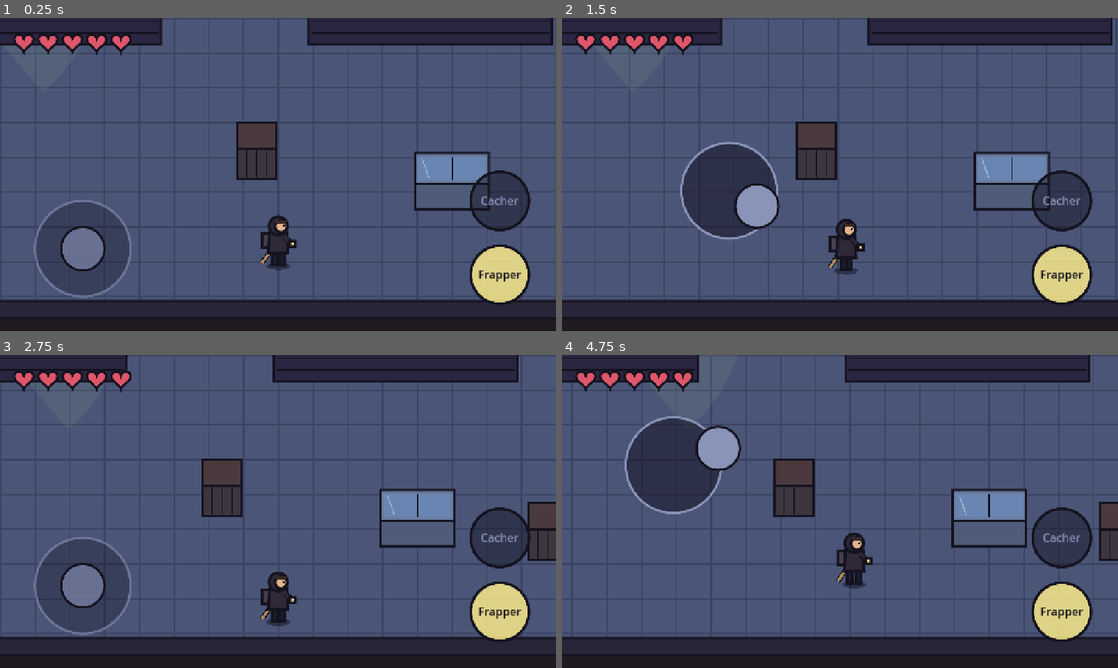
Above: before the commit, frames 1-4 (two rows, left to right).
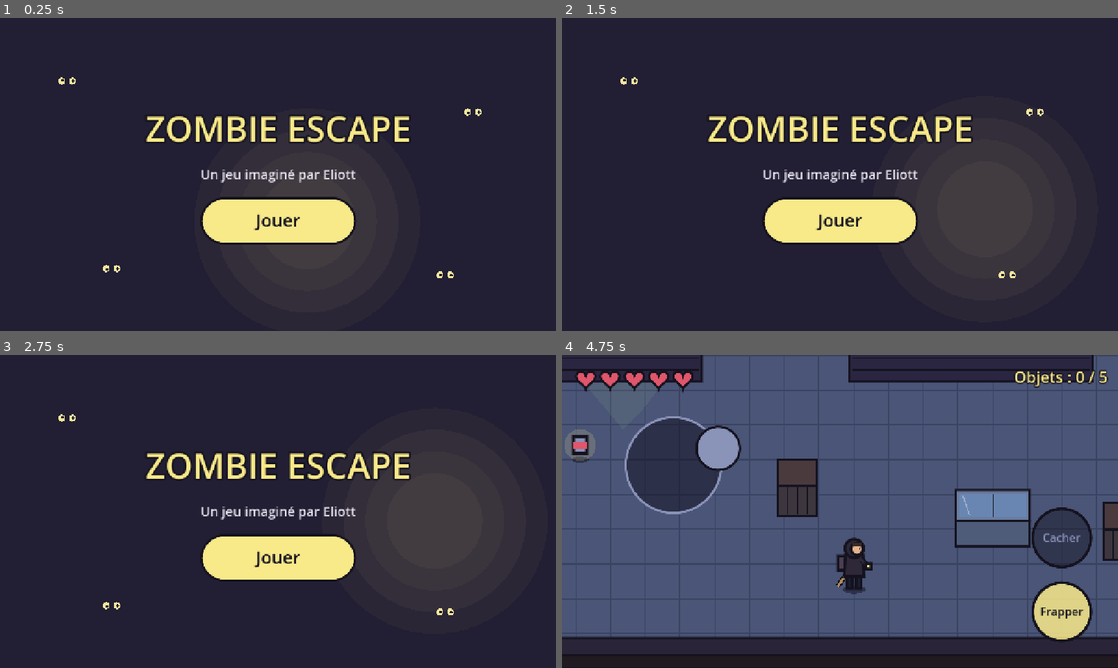
Above: after the commit, the same moments.

Repository: Krocky/zombie-escape
Game: Godot game, scene res://scenes/titre.tscn
Same seed, same stepped clock (60 frames per second), same inputs: the game is played once before the commit and once after it. Before the commit the project starts from res://scenes/niveau.tscn.
Inputs (mouse positions are in pixels of both pictures, inside the frame that each line leads up to):
- Up to frame 1 (0.25 s): no input
- Up to frame 2 (1.5 s): move the mouse to (962, 158) at 0.52 s; click (962, 158) at 0.67 s; tap Enter at 1.25 s; drag from (728, 190) to (812, 237) at 1.27 s
- Up to frame 3 (2.75 s): move the mouse to (333, 442) at 2.02 s; click (333, 442) at 2.17 s
- Up to frame 4 (4.75 s): drag from (812, 574) to (673, 464) at 2.77 s; move the mouse to (1006, 558) at 3.52 s; click (1006, 558) at 3.67 s; drag from (673, 464) to (756, 433) at 4.27 s

The runs differ from the first frame. In frame 1, 82% of the frame differs, in the area x 0-100%, y 0-91%; in frame 2, 79%; in frame 3, 81%; in frame 4, 2.8%.

Commit message:
Lot 1 étape (e) : objets, sortie, écrans titre et fin, sauvegarde de l'inventaire
Co-Authored-By: Claude Opus 5.5 <noreply@anthropic.com>
Claude-Session: https://claude.ai/code/session_01HtEy4yENqrimfXArnMF98u

Diff:
--- a/data/palette.gd
+++ b/data/palette.gd
@@ -47,3 +47,4 @@
 const UI_BORD := Color("8a93b8")
 const UI_TEXTE := Color("e8e4f0")
 const COEUR := Color("e0566b")
+const SORTIE := Color("7ed38f")            # panneau et lumière de la sortie
--- a/data/reglages.gd
+++ b/data/reglages.gd
@@ -15,6 +15,10 @@
 
 # --- Cachettes ---
 const CACHETTE_PORTEE := 70.0         # distance pour pouvoir se cacher
+
+# --- Objets et sortie ---
+const OBJET_PORTEE := 45.0            # distance pour ramasser un objet en marchant dessus
+const SORTIE_PORTEE := 70.0           # distance de la porte pour sortir (victoire)
 
 # --- Attaque du héros (batte) ---
 const ATTAQUE_DEGATS := 1             # cœurs enlevés au zombie à chaque coup
--- a/project.godot
+++ b/project.godot
@@ -4,7 +4,7 @@
 [application]
 
 config/name="Zombie Escape"
-run/main_scene="res://scenes/niveau.tscn"
+run/main_scene="res://scenes/titre.tscn"
 config/features=PackedStringArray("4.4", "GL Compatibility")
 config/icon="res://icon.svg"
 
@@ -13,6 +13,7 @@
 Palette="*res://data/palette.gd"
 Reglages="*res://data/reglages.gd"
 Ecran="*res://scripts/ecran.gd"
+Partie="*res://scripts/partie.gd"
 
 [display]
 
--- /dev/null
+++ b/scenes/fin.tscn
@@ -0,0 +1,52 @@
+[gd_scene load_steps=3 format=3]
+
+[ext_resource type="Script" path="res://scripts/fin.gd" id="1_fin"]
+[ext_resource type="PackedScene" path="res://scenes/bouton_tactile.tscn" id="2_bouton"]
+
+[node name="Fin" type="Control"]
+layout_mode = 3
+anchors_preset = 15
+anchor_right = 1.0
+anchor_bottom = 1.0
+grow_horizontal = 2
+grow_vertical = 2
+script = ExtResource("1_fin")
+
+[node name="Centre" type="CenterContainer" parent="."]
+layout_mode = 1
+anchors_preset = 15
+anchor_right = 1.0
+anchor_bottom = 1.0
+grow_horizontal = 2
+grow_vertical = 2
+mouse_filter = 2
+
+[node name="Colonne" type="VBoxContainer" parent="Centre"]
+custom_minimum_size = Vector2(640, 0)
+layout_mode = 2
+theme_override_constants/separation = 28
+
+[node name="Titre" type="Label" parent="Centre/Colonne"]
+layout_mode = 2
+theme_override_constants/outline_size = 14
+theme_override_font_sizes/font_size = 72
+text = "Victoire !"
+horizontal_alignment = 1
+
+[node name="Resume" type="Label" parent="Centre/Colonne"]
+layout_mode = 2
+theme_override_font_sizes/font_size = 28
+horizontal_alignment = 1
+autowrap_mode = 3
+
+[node name="Inventaire" type="Label" parent="Centre/Colonne"]
+layout_mode = 2
+theme_override_font_sizes/font_size = 26
+horizontal_alignment = 1
+autowrap_mode = 3
+
+[node name="Rejouer" parent="Centre/Colonne" instance=ExtResource("2_bouton")]
+custom_minimum_size = Vector2(360, 110)
+layout_mode = 2
+size_flags_horizontal = 4
+texte = "Rejouer"
--- a/scenes/hud.tscn
+++ b/scenes/hud.tscn
@@ -41,3 +41,17 @@
 actif = false
 
 [node name="JaugePV" parent="." instance=ExtResource("4_jauge")]
+
+[node name="CompteurObjets" type="Label" parent="."]
+anchors_preset = 1
+anchor_left = 1.0
+anchor_right = 1.0
+offset_left = -324.0
+offset_top = 24.0
+offset_right = -24.0
+offset_bottom = 84.0
+grow_horizontal = 0
+theme_override_constants/outline_size = 10
+theme_override_font_sizes/font_size = 36
+text = "Objets : 0 / 0"
+horizontal_alignment = 2
--- a/scenes/niveau.tscn
+++ b/scenes/niveau.tscn
@@ -6,6 +6,8 @@
 [ext_resource type="PackedScene" path="res://scenes/hud.tscn" id="4_hud"]
 [ext_resource type="PackedScene" path="res://scenes/zombie.tscn" id="5_zombie"]
 [ext_resource type="PackedScene" path="res://scenes/cachette.tscn" id="6_cachette"]
+[ext_resource type="PackedScene" path="res://scenes/objet.tscn" id="7_objet"]
+[ext_resource type="PackedScene" path="res://scenes/sortie.tscn" id="8_sortie"]
 
 [node name="Niveau" type="Node2D"]
 script = ExtResource("1_niveau")
@@ -110,6 +112,29 @@
 taille = Vector2(170, 70)
 hauteur = 60.0
 
+[node name="Sortie" parent="Monde" instance=ExtResource("8_sortie")]
+position = Vector2(300, 165)
+
+[node name="ObjetFiole" parent="Monde" instance=ExtResource("7_objet")]
+position = Vector2(1700, 760)
+type = "fiole"
+
+[node name="ObjetConserve" parent="Monde" instance=ExtResource("7_objet")]
+position = Vector2(650, 1120)
+type = "conserve"
+
+[node name="ObjetEau" parent="Monde" instance=ExtResource("7_objet")]
+position = Vector2(1850, 280)
+type = "eau"
+
+[node name="ObjetBandage" parent="Monde" instance=ExtResource("7_objet")]
+position = Vector2(150, 450)
+type = "bandage"
+
+[node name="ObjetPiles" parent="Monde" instance=ExtResource("7_objet")]
+position = Vector2(2250, 1250)
+type = "piles"
+
 [node name="Heros" parent="Monde" instance=ExtResource("3_heros")]
 position = Vector2(1200, 1450)
 
--- /dev/null
+++ b/scenes/objet.tscn
@@ -0,0 +1,6 @@
+[gd_scene load_steps=2 format=3]
+
+[ext_resource type="Script" path="res://scripts/objet.gd" id="1_objet"]
+
+[node name="Objet" type="Node2D" groups=["objets"]]
+script = ExtResource("1_objet")
--- /dev/null
+++ b/scenes/sortie.tscn
@@ -0,0 +1,6 @@
+[gd_scene load_steps=2 format=3]
+
+[ext_resource type="Script" path="res://scripts/sortie.gd" id="1_sortie"]
+
+[node name="Sortie" type="Node2D"]
+script = ExtResource("1_sortie")
--- /dev/null
+++ b/scenes/titre.tscn
@@ -0,0 +1,45 @@
+[gd_scene load_steps=3 format=3]
+
+[ext_resource type="Script" path="res://scripts/titre.gd" id="1_titre"]
+[ext_resource type="PackedScene" path="res://scenes/bouton_tactile.tscn" id="2_bouton"]
+
+[node name="Titre" type="Control"]
+layout_mode = 3
+anchors_preset = 15
+anchor_right = 1.0
+anchor_bottom = 1.0
+grow_horizontal = 2
+grow_vertical = 2
+script = ExtResource("1_titre")
+
+[node name="Centre" type="CenterContainer" parent="."]
+layout_mode = 1
+anchors_preset = 15
+anchor_right = 1.0
+anchor_bottom = 1.0
+grow_horizontal = 2
+grow_vertical = 2
+mouse_filter = 2
+
+[node name="Colonne" type="VBoxContainer" parent="Centre"]
+layout_mode = 2
+theme_override_constants/separation = 30
+
+[node name="Titre" type="Label" parent="Centre/Colonne"]
+layout_mode = 2
+theme_override_constants/outline_size = 16
+theme_override_font_sizes/font_size = 80
+text = "ZOMBIE ESCAPE"
+horizontal_alignment = 1
+
+[node name="SousTitre" type="Label" parent="Centre/Colonne"]
+layout_mode = 2
+theme_override_font_sizes/font_size = 30
+text = "Un jeu imaginé par Eliott"
+horizontal_alignment = 1
+
+[node name="Jouer" parent="Centre/Colonne" instance=ExtResource("2_bouton")]
+custom_minimum_size = Vector2(360, 110)
+layout_mode = 2
+size_flags_horizontal = 4
+texte = "Jouer"
--- a/scripts/bouton_tactile.gd
+++ b/scripts/bouton_tactile.gd
@@ -1,5 +1,6 @@
 extends Control
-## Bouton rond tactile qui marche avec plusieurs doigts (le joystick peut rester appuyé).
+## Bouton tactile qui marche avec plusieurs doigts (le joystick peut rester appuyé).
+## Rond si la taille est carrée, sinon rectangle arrondi (Jouer, Rejouer).
 
 signal appuye
 
@@ -31,21 +32,38 @@
 		queue_redraw()
 
 
+func _rond() -> bool:
+	return absf(size.x - size.y) < 1.0
+
+
 func _touche(position_ecran: Vector2) -> bool:
 	var rect := get_global_rect()
-	return rect.get_center().distance_to(position_ecran) <= rect.size.x / 2.0
+	if not is_visible_in_tree():
+		return false
+	if _rond():
+		return rect.get_center().distance_to(position_ecran) <= rect.size.x / 2.0
+	return rect.has_point(position_ecran)
 
 
 func _draw() -> void:
 	var centre := size / 2.0
-	var rayon := size.x / 2.0 - 3.0
 	var fond := couleur if actif else Palette.UI_FOND
 	if _doigt != -1 and actif:
 		fond = fond.lightened(0.3)
-	draw_circle(centre, rayon, fond * Color(1, 1, 1, 0.85))
-	draw_arc(centre, rayon, 0, TAU, 48, Palette.CONTOUR, 5.0, true)
+	var taille_police := 26
+	if _rond():
+		var rayon := size.x / 2.0 - 3.0
+		draw_circle(centre, rayon, fond * Color(1, 1, 1, 0.85))
+		draw_arc(centre, rayon, 0, TAU, 48, Palette.CONTOUR, 5.0, true)
+	else:
+		var boite := StyleBoxFlat.new()
+		boite.bg_color = fond
+		boite.border_color = Palette.CONTOUR
+		boite.set_border_width_all(5)
+		boite.set_corner_radius_all(int(size.y / 2.0))
+		draw_style_box(boite, Rect2(Vector2.ZERO, size))
+		taille_police = 40
 	var police := ThemeDB.fallback_font
-	var taille_police := 26
 	var largeur := police.get_string_size(texte, HORIZONTAL_ALIGNMENT_LEFT, -1, taille_police).x
 	var couleur_texte := Palette.CONTOUR if actif else Palette.UI_BORD
 	draw_string(police, centre + Vector2(-largeur / 2.0, taille_police * 0.35), texte,
--- /dev/null
+++ b/scripts/fin.gd
@@ -0,0 +1,48 @@
+extends Control
+## Écran de fin : Victoire ou Retour à la base, objets rapportés ou perdus, inventaire de la base.
+
+
+func _ready() -> void:
+	var resultat := Partie.resultat
+	var titre: Label = $Centre/Colonne/Titre
+	titre.text = "Victoire !" if resultat["victoire"] else "Retour à la base"
+	titre.add_theme_color_override("font_color", Palette.SORTIE if resultat["victoire"] else Palette.LAMPE)
+	titre.add_theme_color_override("font_outline_color", Palette.CONTOUR)
+
+	var lignes := []
+	if resultat["victoire"]:
+		lignes.append("Tu es sorti du supermarché !")
+	else:
+		lignes.append("Tu as été rattrapé... tes amis t'ont ramené à la base.")
+	lignes.append("Objets rapportés : " + _liste(resultat["rapportes"]))
+	if not resultat["victoire"]:
+		lignes.append("Objets perdus en route : " + _liste(resultat["perdus"]))
+	$Centre/Colonne/Resume.text = "\n".join(lignes)
+	$Centre/Colonne/Resume.add_theme_color_override("font_color", Palette.UI_TEXTE)
+
+	var stock := []
+	for type in Partie.NOMS:
+		if Partie.inventaire.get(type, 0) > 0:
+			stock.append("%s x%d" % [Partie.nom(type), Partie.inventaire[type]])
+	$Centre/Colonne/Inventaire.text = "Inventaire de la base :\n" + (", ".join(stock) if stock else "vide")
+	$Centre/Colonne/Inventaire.add_theme_color_override("font_color", Palette.UI_BORD)
+
+	$Centre/Colonne/Rejouer.couleur = Palette.LAMPE
+	$Centre/Colonne/Rejouer.appuye.connect(_rejouer)
+
+
+func _liste(types: Array) -> String:
+	if types.is_empty():
+		return "aucun"
+	var noms := []
+	for type in types:
+		noms.append(Partie.nom(type))
+	return ", ".join(noms)
+
+
+func _rejouer() -> void:
+	get_tree().change_scene_to_file("res://scenes/niveau.tscn")
+
+
+func _draw() -> void:
+	draw_rect(Rect2(Vector2.ZERO, size), Palette.FOND_NUIT)
--- a/scripts/hud.gd
+++ b/scripts/hud.gd
@@ -12,6 +12,8 @@
 	$BoutonAttaquer.appuye.connect(attaque.emit)
 	$BoutonCacher.couleur = Palette.CONGELATEUR
 	$BoutonCacher.appuye.connect(cacher.emit)
+	$CompteurObjets.add_theme_color_override("font_color", Palette.LAMPE)
+	$CompteurObjets.add_theme_color_override("font_outline_color", Palette.CONTOUR)
 
 
 func afficher_pv(pv: int, pv_max: int) -> void:
@@ -23,3 +25,7 @@
 	$BoutonCacher.actif = proche or cache
 	$BoutonCacher.texte = "Sortir" if cache else "Cacher"
 	$BoutonAttaquer.actif = not cache
+
+
+func afficher_objets(ramasses: int, total: int) -> void:
+	$CompteurObjets.text = "Objets : %d / %d" % [ramasses, total]
--- a/scripts/niveau.gd
+++ b/scripts/niveau.gd
@@ -6,6 +6,9 @@
 
 
 var _heros_mort := false
+var _fini := false
+var _ramasses: Array = []
+var _total_objets := 0
 var _cachette_proche: Node2D = null
 var _cachette_occupee: Node2D = null
 
@@ -23,6 +26,8 @@
 	_heros.regler_limites_camera(Rect2(Vector2.ZERO, TAILLE))
 	for zombie in get_tree().get_nodes_in_group("zombies"):
 		zombie.touche_heros.connect(_heros.recevoir_degats)
+	_total_objets = get_tree().get_nodes_in_group("objets").size()
+	$HUD.afficher_objets(0, _total_objets)
 
 
 func _physics_process(_delta: float) -> void:
@@ -40,9 +45,21 @@
 				meilleure = d
 				_cachette_proche = cachette
 	$HUD.etat_cachette(_cachette_proche != null, _cachette_occupee != null)
+	if _heros_mort or _fini or _cachette_occupee:
+		return
+	# Objets ramassés en marchant dessus
+	for objet in get_tree().get_nodes_in_group("objets"):
+		if _heros.global_position.distance_to(objet.global_position) <= Reglages.OBJET_PORTEE:
+			_ramasses.append(objet.ramasser())
+			$HUD.afficher_objets(_ramasses.size(), _total_objets)
+	# Sortie atteinte : victoire
+	if _heros.global_position.distance_to($Monde/Sortie.global_position) <= Reglages.SORTIE_PORTEE:
+		_finir(true)
 
 
 func _sur_cacher() -> void:
+	if _fini:
+		return
 	if _cachette_occupee:
 		_cachette_occupee.occuper(false)
 		_cachette_occupee = null
@@ -66,11 +83,20 @@
 			zombie.recevoir_coup(Reglages.ATTAQUE_DEGATS, origine)
 
 
-## Étape (c) : en attendant l'écran « Retour à la base » (étape e), on recommence le niveau.
 func _sur_mort() -> void:
 	_heros_mort = true
-	await get_tree().create_timer(2.0).timeout
-	get_tree().reload_current_scene()
+	_finir(false)
+
+
+## Fin de partie : on note le résultat, puis l'écran de fin s'affiche.
+func _finir(victoire: bool) -> void:
+	if _fini:
+		return
+	_fini = true
+	_heros.definir_direction(Vector2.ZERO)
+	Partie.terminer(victoire, _ramasses)
+	await get_tree().create_timer(2.0 if not victoire else 0.5).timeout
+	get_tree().change_scene_to_file("res://scenes/fin.tscn")
 
 
 func _draw() -> void:
--- /dev/null
+++ b/scripts/objet.gd
@@ -0,0 +1,56 @@
+extends Node2D
+## Un objet à ramasser. Le niveau le ramasse quand le héros marche dessus.
+## Origine = au sol.
+
+@export_enum("conserve", "eau", "bandage", "piles", "fiole") var type := "conserve"
+
+var _temps := randf() * TAU
+var _ramasse := 0.0   # > 0 : animation de ramassage
+
+
+## Appelé par le niveau. Renvoie le type, puis l'objet s'envole et disparaît.
+func ramasser() -> String:
+	remove_from_group("objets")
+	_ramasse = 0.4
+	return type
+
+
+func _process(delta: float) -> void:
+	_temps += delta
+	if _ramasse > 0.0:
+		_ramasse -= delta
+		if _ramasse <= 0.0:
+			queue_free()
+	queue_redraw()
+
+
+func _draw() -> void:
+	var flotte := sin(_temps * 3.0) * 4.0 - 26.0
+	if _ramasse > 0.0:
+		var avance := 1.0 - _ramasse / 0.4
+		flotte -= avance * 50.0
+		modulate.a = 1.0 - avance
+	draw_set_transform(Vector2.ZERO, 0.0, Vector2(1.4, 1.4))
+	Dessin.ellipse(self, Vector2.ZERO, Vector2(14, 5), Palette.OMBRE, false)
+	# Petite lueur pour le repérer dans le noir
+	draw_circle(Vector2(0, flotte), 26.0, Palette.LAMPE * Color(1, 1, 1, 0.12 + 0.06 * sin(_temps * 4.0)))
+	var c := Vector2(0, flotte)
+	match type:
+		"conserve":
+			Dessin.rect(self, Rect2(c + Vector2(-11, -14), Vector2(22, 28)), Palette.UI_BORD)
+			draw_rect(Rect2(c + Vector2(-11, -6), Vector2(22, 12)), Palette.COEUR)
+		"eau":
+			Dessin.rect(self, Rect2(c + Vector2(-9, -12), Vector2(18, 28)), Palette.FENETRE)
+			Dessin.rect(self, Rect2(c + Vector2(-5, -19), Vector2(10, 7)), Palette.UI_TEXTE)
+		"bandage":
+			Dessin.rect(self, Rect2(c + Vector2(-15, -11), Vector2(30, 22)), Palette.UI_TEXTE)
+			draw_rect(Rect2(c + Vector2(-3, -8), Vector2(6, 16)), Palette.COEUR)
+			draw_rect(Rect2(c + Vector2(-8, -3), Vector2(16, 6)), Palette.COEUR)
+		"piles":
+			for dx in [-7.0, 7.0]:
+				Dessin.rect(self, Rect2(c + Vector2(dx - 5, -13), Vector2(10, 26)), Palette.LAMPE)
+				draw_rect(Rect2(c + Vector2(dx - 5, 3), Vector2(10, 10)), Palette.CONTOUR)
+		"fiole":
+			Dessin.cercle(self, c + Vector2(0, 4), 12.0, Palette.ZOMBIE_PEAU.lightened(0.3))
+			Dessin.rect(self, Rect2(c + Vector2(-5, -18), Vector2(10, 12)), Palette.UI_TEXTE)
+			draw_circle(c + Vector2(-4, 1), 3.0, Color(1, 1, 1, 0.7))
--- /dev/null
+++ b/scripts/partie.gd
@@ -0,0 +1,54 @@
+extends Node
+## Résultat de la dernière partie et inventaire sauvegardé (user://).
+## La base n'existe pas encore : l'inventaire est juste affiché sur l'écran de fin.
+
+const FICHIER := "user://sauvegarde.json"
+const NOMS := {
+	"conserve": "Conserve",
+	"eau": "Bouteille d'eau",
+	"bandage": "Bandage",
+	"piles": "Piles",
+	"fiole": "Fiole de remède",
+}
+
+## Objets rangés à la base, cumulés sur toutes les parties : { type: nombre }
+var inventaire := {}
+## Dernière partie : victoire (bool), rapportes (Array), perdus (Array)
+var resultat := {"victoire": false, "rapportes": [], "perdus": []}
+
+
+func _ready() -> void:
+	charger()
+
+
+## Appelé par le niveau à la fin. En cas de défaite, on perd la moitié des objets (au hasard, arrondi en dessous).
+func terminer(victoire: bool, ramasses: Array) -> void:
+	var rapportes := ramasses.duplicate()
+	var perdus := []
+	if not victoire:
+		rapportes.shuffle()
+		for i in rapportes.size() / 2:
+			perdus.append(rapportes.pop_back())
+	for type in rapportes:
+		inventaire[type] = inventaire.get(type, 0) + 1
+	resultat = {"victoire": victoire, "rapportes": rapportes, "perdus": perdus}
+	sauvegarder()
+
+
+func nom(type: String) -> String:
+	return NOMS.get(type, type)
+
+
+func sauvegarder() -> void:
+	var fichier := FileAccess.open(FICHIER, FileAccess.WRITE)
+	if fichier:
+		fichier.store_string(JSON.stringify({"version": 1, "inventaire": inventaire}))
+
+
+func charger() -> void:
+	if not FileAccess.file_exists(FICHIER):
+		return
+	var donnees = JSON.parse_string(FileAccess.get_file_as_string(FICHIER))
+	if donnees is Dictionary and donnees.get("inventaire") is Dictionary:
+		for type in donnees["inventaire"]:
+			inventaire[type] = int(donnees["inventaire"][type])
--- /dev/null
+++ b/scripts/sortie.gd
@@ -0,0 +1,17 @@
+extends Node2D
+## La sortie du supermarché : une porte dans le mur du fond, avec un panneau.
+## Le niveau détecte quand le héros l'atteint. Origine = au sol, devant la porte.
+
+
+func _draw() -> void:
+	# Lumière verte au sol devant la porte
+	Dessin.ellipse(self, Vector2(0, -6), Vector2(70, 20), Palette.SORTIE * Color(1, 1, 1, 0.25), false)
+	# Porte dans la face avant du mur
+	Dessin.rect(self, Rect2(-50, -115, 100, 110), Palette.CONTOUR)
+	Dessin.rect(self, Rect2(-42, -107, 38, 102), Palette.FENETRE * Color(0.6, 0.6, 0.7, 1))
+	Dessin.rect(self, Rect2(4, -107, 38, 102), Palette.FENETRE * Color(0.6, 0.6, 0.7, 1))
+	# Panneau « SORTIE »
+	Dessin.rect(self, Rect2(-58, -158, 116, 36), Palette.SORTIE)
+	var police := ThemeDB.fallback_font
+	var largeur := police.get_string_size("SORTIE", HORIZONTAL_ALIGNMENT_LEFT, -1, 26).x
+	draw_string(police, Vector2(-largeur / 2.0, -131), "SORTIE", HORIZONTAL_ALIGNMENT_LEFT, -1, 26, Palette.CONTOUR)
--- /dev/null
+++ b/scripts/titre.gd
@@ -0,0 +1,39 @@
+extends Control
+## Écran titre : le nom du jeu et le bouton Jouer.
+
+var _temps := 0.0
+
+
+func _ready() -> void:
+	$Centre/Colonne/Titre.add_theme_color_override("font_color", Palette.LAMPE)
+	$Centre/Colonne/Titre.add_theme_color_override("font_outline_color", Palette.CONTOUR)
+	$Centre/Colonne/SousTitre.add_theme_color_override("font_color", Palette.UI_TEXTE)
+	$Centre/Colonne/Jouer.couleur = Palette.LAMPE
+	$Centre/Colonne/Jouer.appuye.connect(_jouer)
+
+
+func _jouer() -> void:
+	get_tree().change_scene_to_file("res://scenes/niveau.tscn")
+
+
+func _process(delta: float) -> void:
+	_temps += delta
+	queue_redraw()
+
+
+func _draw() -> void:
+	draw_rect(Rect2(Vector2.ZERO, size), Palette.FOND_NUIT)
+	# Faisceau de lampe torche qui balaie l'écran
+	var centre := Vector2(size.x / 2.0, size.y / 2.0)
+	var lampe := centre + Vector2(sin(_temps * 0.7) * size.x * 0.3, cos(_temps * 0.5) * size.y * 0.15)
+	for i in 4:
+		draw_circle(lampe, 260.0 - i * 50.0, Palette.LAMPE * Color(1, 1, 1, 0.04))
+	# Des yeux de zombies qui clignent dans le noir
+	var yeux := [Vector2(0.12, 0.2), Vector2(0.85, 0.3), Vector2(0.2, 0.8), Vector2(0.8, 0.82)]
+	for i in yeux.size():
+		if fmod(_temps + i * 1.3, 4.0) < 0.15:
+			continue
+		var p := Vector2(yeux[i].x * size.x, yeux[i].y * size.y)
+		for dx in [-12.0, 12.0]:
+			draw_circle(p + Vector2(dx, 0), 8.0, Palette.ZOMBIE_YEUX)
+			draw_circle(p + Vector2(dx + 2, 0), 3.0, Palette.CONTOUR)
Not shown: 1 places in scenes/niveau.tscn that only renumber resources
Not shown, added: scripts/fin.gd.uid
Not shown, added: scripts/objet.gd.uid
Not shown, added: scripts/partie.gd.uid
Not shown, added: scripts/sortie.gd.uid
Not shown, added: scripts/titre.gd.uid
Not shown, changed: CLAUDE.md
